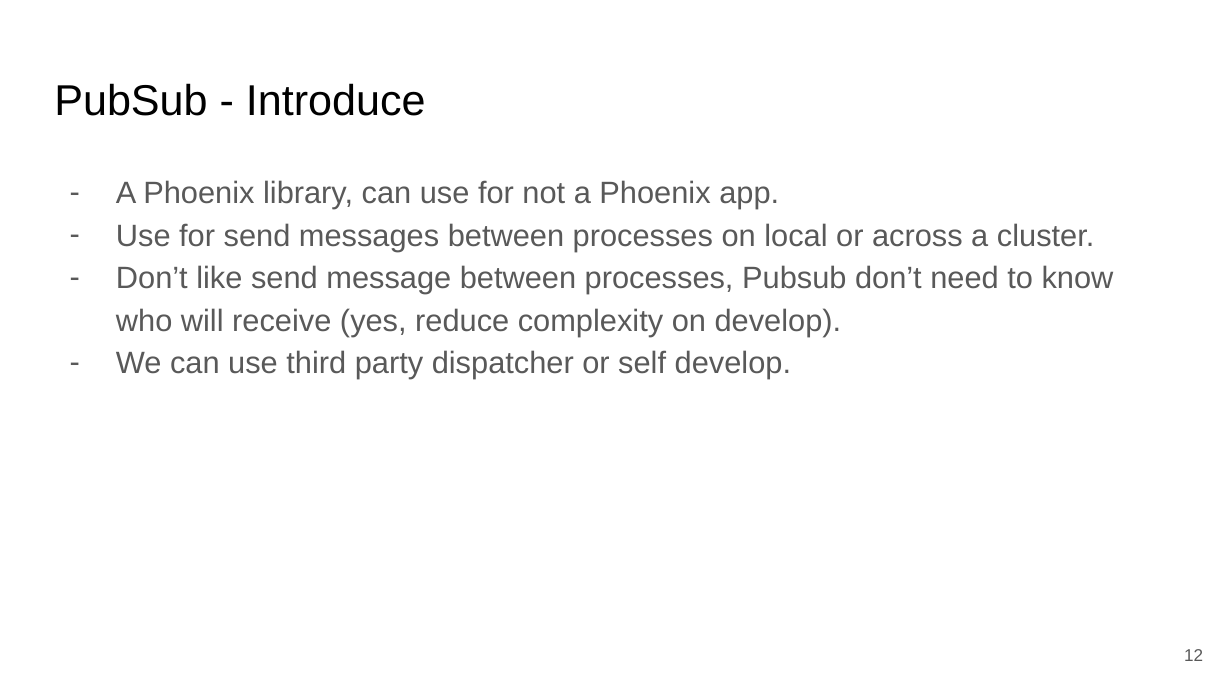
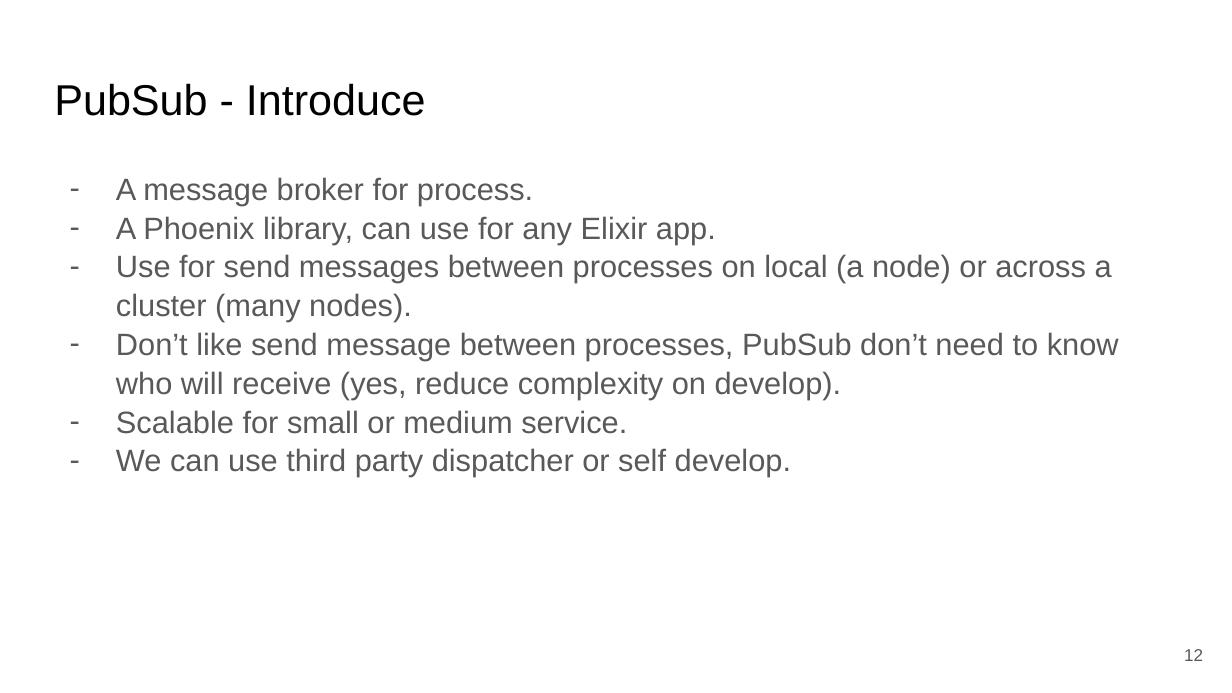
Before and after one commit to ohhi-vn/live_pub_demo, a slide deck: slide 12 of slide/Phoenix LiveView & Pubsub for Realtime & Scalable web app.pptx. Drawn at 1232x693 pixels with LibreOffice and Linux fonts; fonts in the diff are those of the drawing. Boxes give left, top, right and bottom in pixels: in the first picture for what was removed or moved away, otherwise in the second. Text is boxed around its words. In the diff, an @@ line names an element or a change of style, - is before the commit and + after.

Commit message:
update slide

```diff
--- a/slide/Phoenix LiveView & Pubsub for Realtime & Scalable web app.pptx
+++ b/slide/Phoenix LiveView & Pubsub for Realtime & Scalable web app.pptx
@@ text at (116,177,1119,434): text changed @@
-– A Phoenix library, can use for not a Phoenix app.
-– Use for send messages between processes on local or across a cluster.
-– Don’t like send message between processes, Pubsub don’t need to know who will receive (yes, reduce complexity on develop).
+– A message broker for process.
+– A Phoenix library, can use for any Elixir app.
+– Use for send messages between processes on local (a node) or across a cluster (many nodes).
+– Don’t like send message between processes, PubSub don’t need to know who will receive (yes, reduce complexity on develop).
+– Scalable for small or medium service.
@@ text at (116,448,791,477): line spacing 1.15 to 1.05 @@
```
Also in this commit, not shown: 10 other slides changed, 1 slide added.
